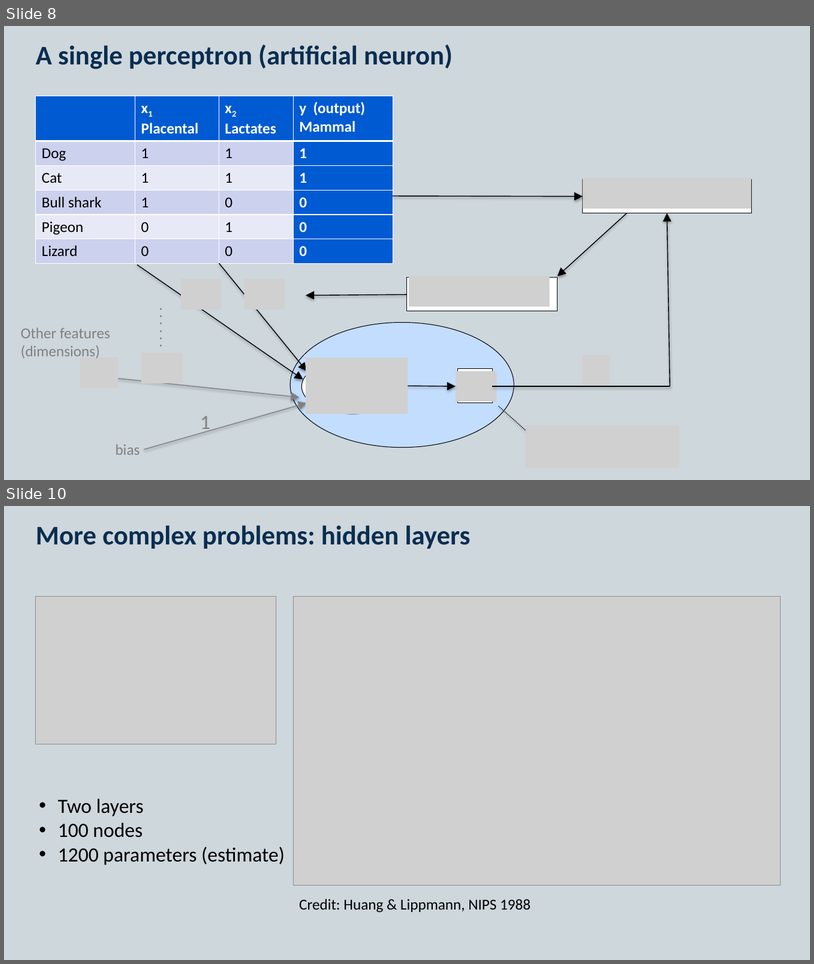
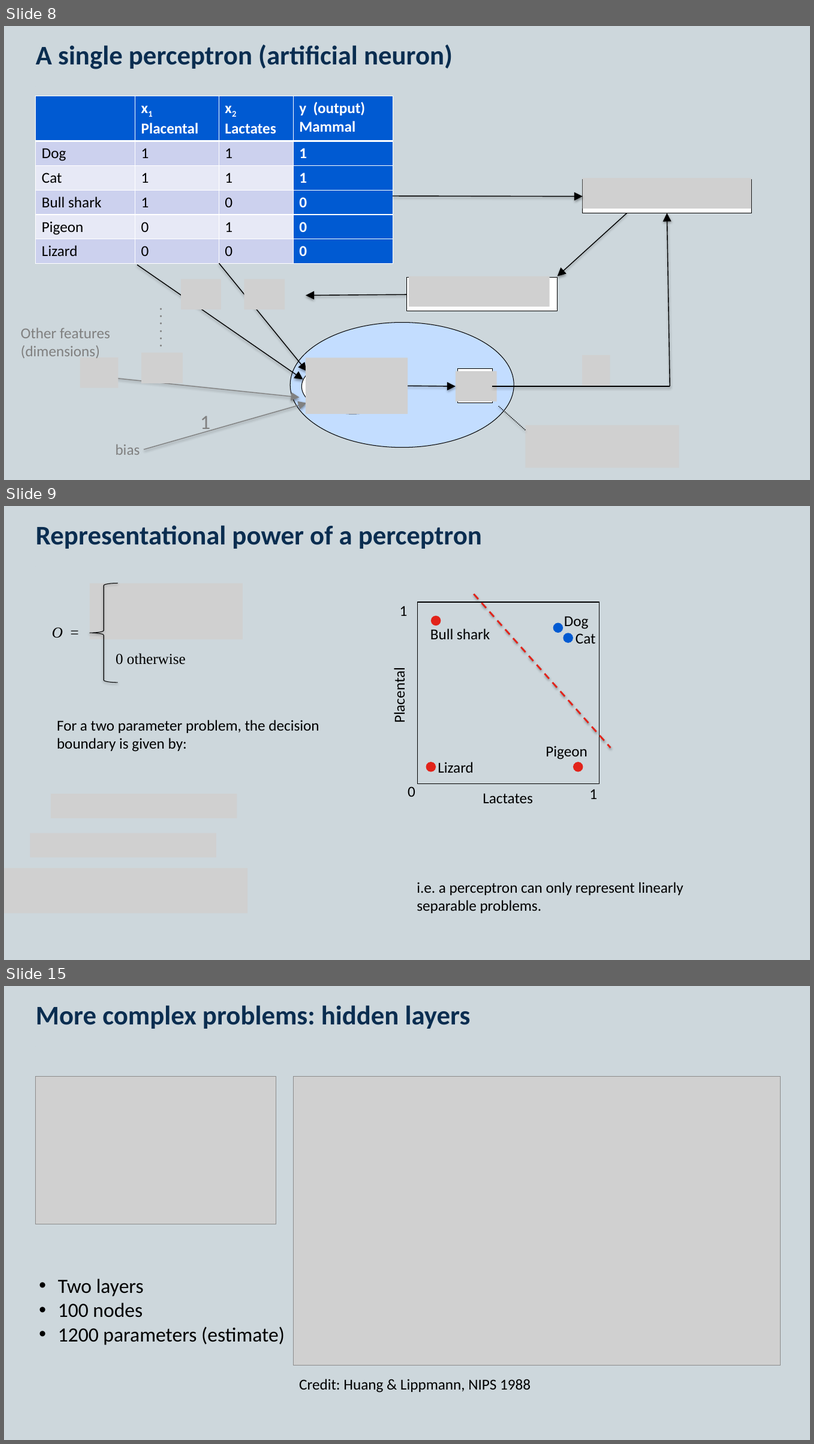
Before and after one commit to KCL-Health-NLP/nlp_youth_awards, a slide deck: presentations/neural-networks.pptx. Shown one above the other, each under a label of ours: slides 8 and 10 before the commit, slides 8, 9 and 15 after it; the slides between them are not shown. The pictures are 814x964 and 814x1444 pixels, drawn with LibreOffice and Linux fonts; fonts in the diff are those of the drawing; grey boxes stand for pictures. Boxes give left, top, right and bottom in pixels: in the first picture for what was removed or moved away, otherwise in the second. Text is boxed around its words. In the diff, an @@ line names an element or a change of style, - is before the commit and + after.

```diff
--- a/presentations/neural-networks.pptx
+++ b/presentations/neural-networks.pptx
@@ slide 9 added at [4,506,810,960], background #CDD7DC; not listed: 2 template elements that a slide beside it also shows @@
@@ title added at [36,525,482,549], 32 pt, text #0A2D50, bold @@
+Representational power of a perceptron
@@ group added at [390,594,611,803]: 10 texts, 5 ellipses, 1 rectangle, 1 line @@
+Dog
+Cat
+Lactates
+Placental
+Lizard
+Bull shark
+Pigeon
+0
+1
+1
@@ group added at [52,583,243,682]: 2 texts, 1 picture, 1 left brace @@
+0 otherwise
+O =
@@ text added at [57,720,319,751], 18 pt, text #000000 @@
+For a two parameter problem, the decision boundary is given by:
@@ picture added at [51,793,237,817] @@
@@ picture added at [30,832,216,857] @@
@@ picture added at [4,868,248,913] @@
@@ text added at [417,882,684,913], 18 pt, text #000000 @@
+i.e. a perceptron can only represent linearly separable problems.
@@ what was slide 10 is now slide 15 @@
```
Also in this commit, not shown: 4 other slides added, 3 other files.
